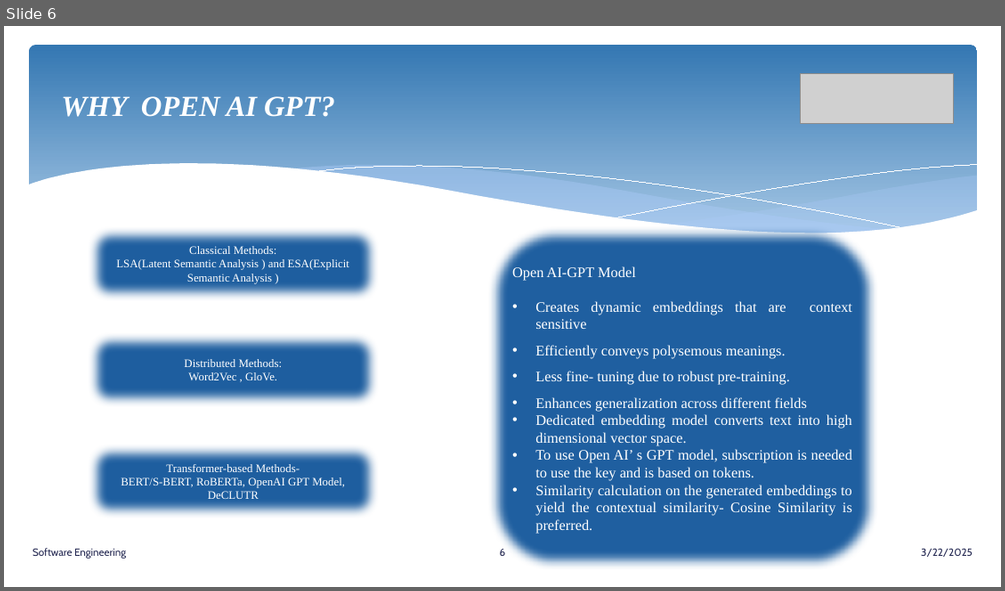
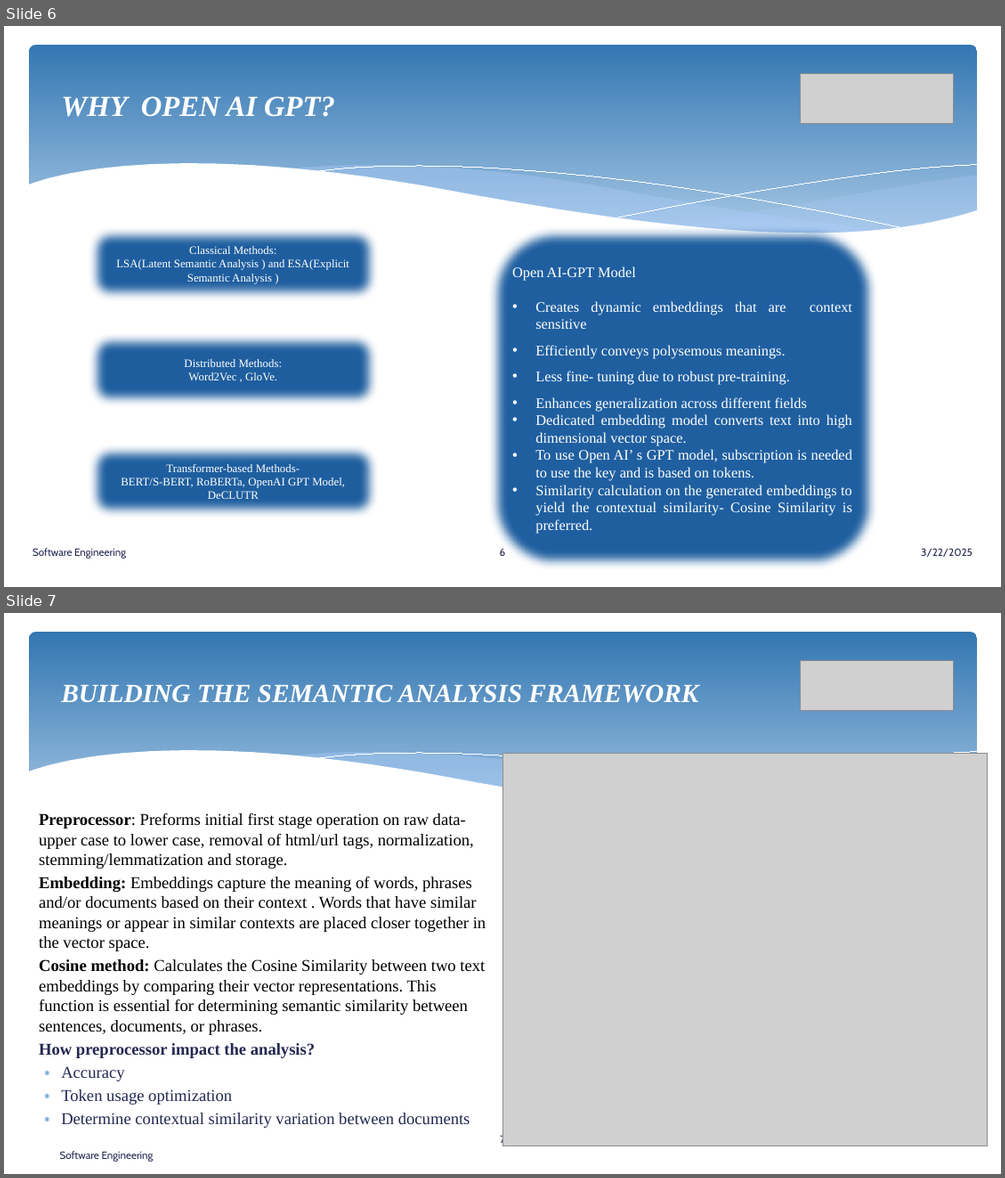
Before and after one commit to senthilmasters2024/Tech_Tweakers, a slide deck: SemanticAnalysisTextualData/SemanticAnalysisTextualData/Documentation/SemanticAnalysisTextualData.pptx. Shown one above the other, each under a label of ours: slide 6 before the commit, slides 6 and 7 after it. The pictures are 1005x591 and 1005x1178 pixels, drawn with LibreOffice and Linux fonts; fonts in the diff are those of the drawing; grey boxes stand for pictures. Boxes give left, top, right and bottom in pixels: in the first picture for what was removed or moved away, otherwise in the second. Text is boxed around its words. In the diff, an @@ line names an element or a change of style, - is before the commit and + after.

```diff
--- a/SemanticAnalysisTextualData/SemanticAnalysisTextualData/Documentation/SemanticAnalysisTextualData.pptx
+++ b/SemanticAnalysisTextualData/SemanticAnalysisTextualData/Documentation/SemanticAnalysisTextualData.pptx
@@ slide 7 added at bbox=[4, 613, 1001, 1174], background #FFFFFF; not listed: 5 template elements that a slide beside it also shows @@
@@ picture added at bbox=[801, 661, 953, 711] @@
@@ title added at bbox=[61, 684, 698, 703], 25.2 pt, text #FFFFFF, bold, italic @@
+BUILDING THE SEMANTIC ANALYSIS FRAMEWORK
@@ picture added at bbox=[502, 753, 987, 1146] @@
@@ text added at bbox=[39, 813, 485, 1127], 16 pt, text #000000 @@
+Preprocessor: Preforms initial first stage operation on raw data- upper case to lower case, removal of html/url tags, normalization, stemming/lemmatization and storage.
+Embedding: Embeddings capture the meaning of words, phrases and/or documents based on their context . Words that have similar meanings or appear in similar contexts are placed closer together in the vector space.
+Cosine method: Calculates the Cosine Similarity between two text embeddings by comparing their vector representations. This function is essential for determining semantic similarity between sentences, documents, or phrases.
+How preprocessor impact the analysis?
+∗ Accuracy
+∗ Token usage optimization
+∗ Determine contextual similarity variation between documents
@@ page number added at bbox=[500, 1134, 505, 1145], 10 pt, text #242852 @@
+7
@@ text added at bbox=[921, 1133, 972, 1145], 10 pt, text #242852 @@
+3/22/2025
@@ text added at bbox=[60, 1151, 154, 1161], 10 pt, text #242852 @@
+Software Engineering
```
Also in this commit, not shown: 4 slides changed, 1 slide removed, 28 other files.
